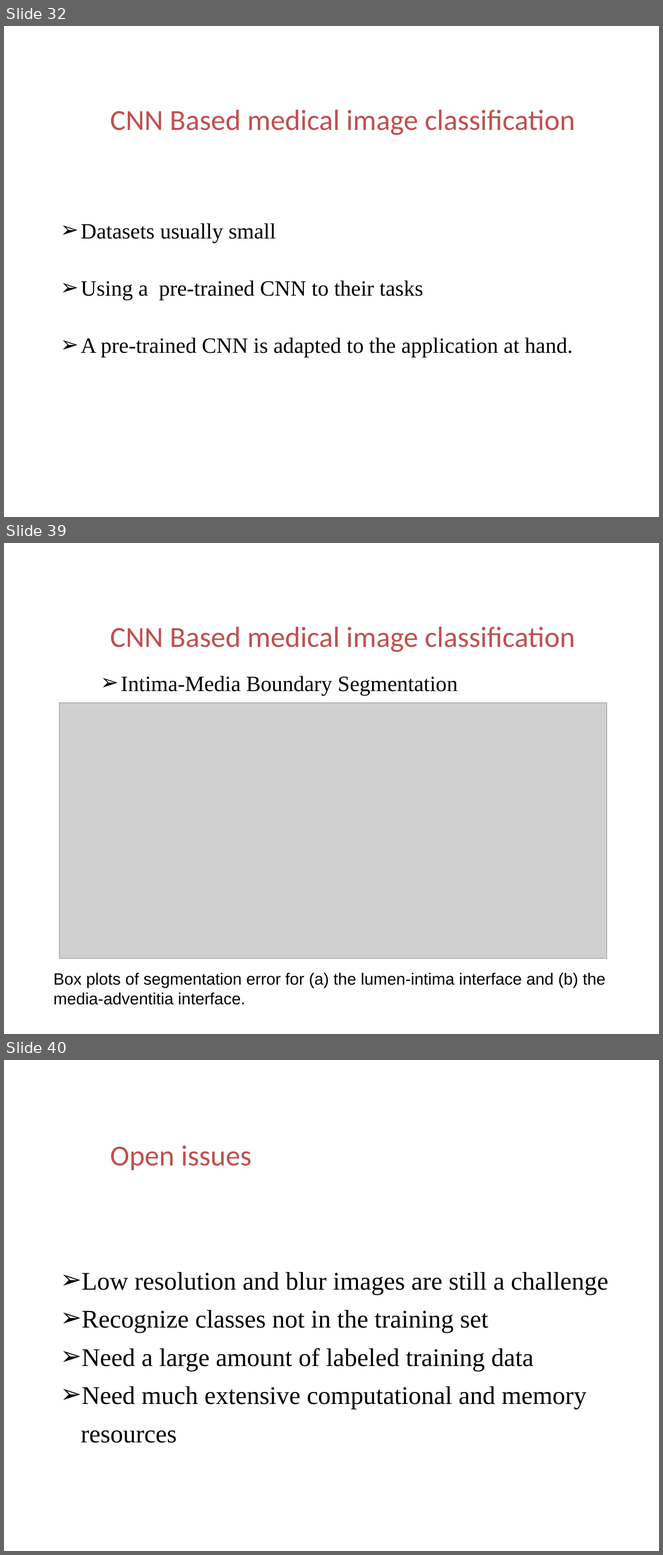
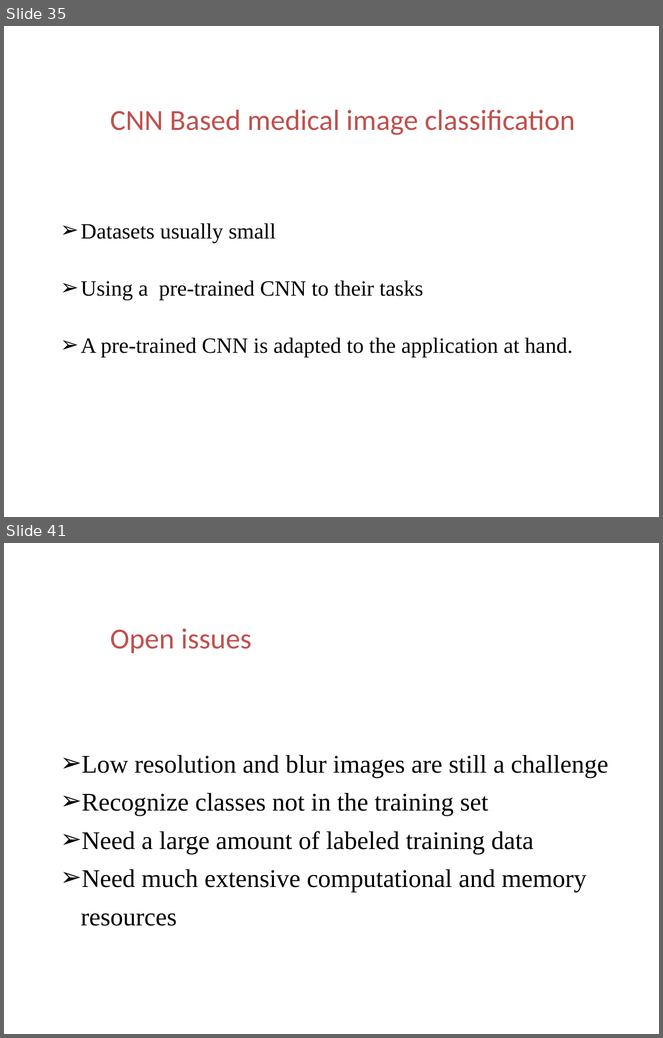
Before and after one commit to ttomchy/CV_2Project, a slide deck: presentation.pptx. Shown one above the other, each under a label of ours: slides 32, 39 and 40 before the commit, slides 35 and 41 after it; the slides between them are not shown. The pictures are 663x1555 and 663x1038 pixels, drawn with LibreOffice and Linux fonts; fonts in the diff are those of the drawing; grey boxes stand for pictures; background and template pictures are left out. Boxes give left, top, right and bottom in pixels: in the first picture for what was removed or moved away, otherwise in the second. Text is boxed around its words. In the diff, an @@ line names an element or a change of style, - is before the commit and + after.

```diff
--- a/presentation.pptx
+++ b/presentation.pptx
@@ slide 39 removed at <box>4,543,659,1034</box>, background picture (left out) @@
@@ text removed at <box>54,616,94,653</box> @@
-04
@@ text removed at <box>110,627,575,652</box> @@
-CNN Based medical image classification
@@ text removed at <box>121,676,458,696</box> @@
-➢ Intima-Media Boundary Segmentation
@@ picture removed at <box>60,703,607,958</box> @@
@@ text removed at <box>53,973,606,1005</box> @@
-Box plots of segmentation error for (a) the lumen-intima interface and (b) the media-adventitia interface.
@@ what was slide 32 is now slide 35 @@
@@ what was slide 40 is now slide 41 @@
```
Also in this commit, not shown: 3 slides changed, 5 slides added, 3 other slides removed, 1 other file.
